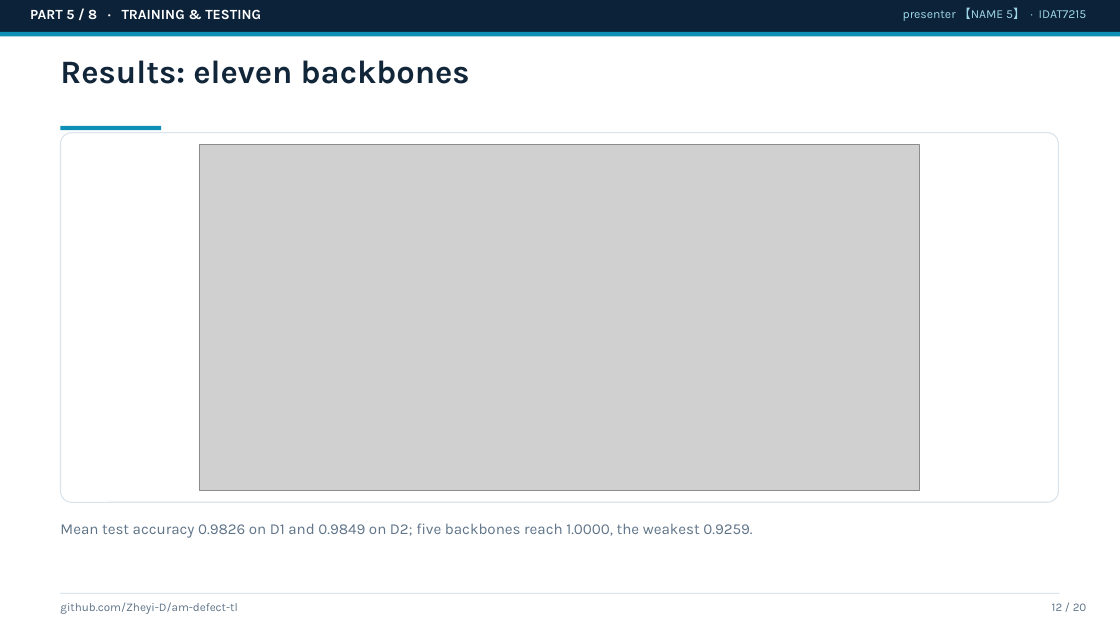
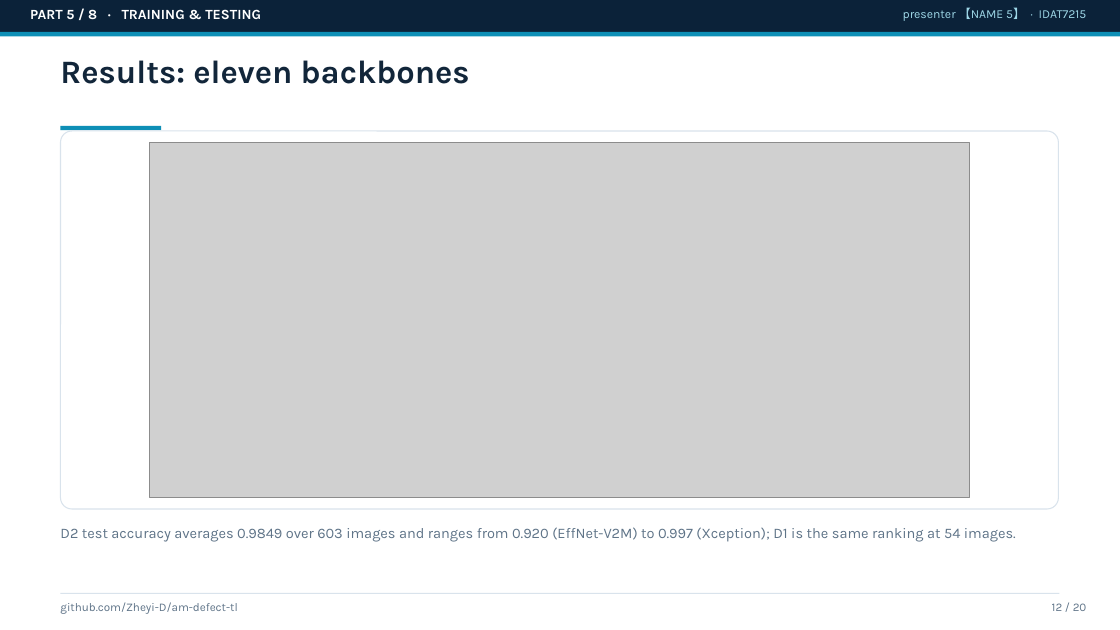
Before and after one commit to Zheyi-D/am-defect-tl, a slide deck: slide 12 of reports/slides_draft.pptx. Drawn at 1120x630 pixels with LibreOffice and Linux fonts; fonts in the diff are those of the drawing; grey boxes stand for pictures. Boxes give left, top, right and bottom in pixels: in the first picture for what was removed or moved away, otherwise in the second. Text is boxed around its words. In the diff, an @@ line names an element or a change of style, - is before the commit and + after.

```diff
--- a/reports/slides_draft.pptx
+++ b/reports/slides_draft.pptx
@@ rounded rectangle: place and size @@
-rounded rectangle at (60,133,1059,502)
+rounded rectangle at (60,131,1059,509)
@@ picture: place and size @@
-picture at (200,145,919,491)
+picture at (150,143,970,497)
@@ text at (60,527,1016,542): text changed; size 13 to 12.5 pt @@
-Mean test accuracy 0.9826 on D1 and 0.9849 on D2; five backbones reach 1.0000, the weakest 0.9259.
+D2 test accuracy averages 0.9849 over 603 images and ranges from 0.920 (EffNet-V2M) to 0.997 (Xception); D1 is the same ranking at 54 images.
```
Also in this commit, not shown: 5 other slides changed, 2 other files.
